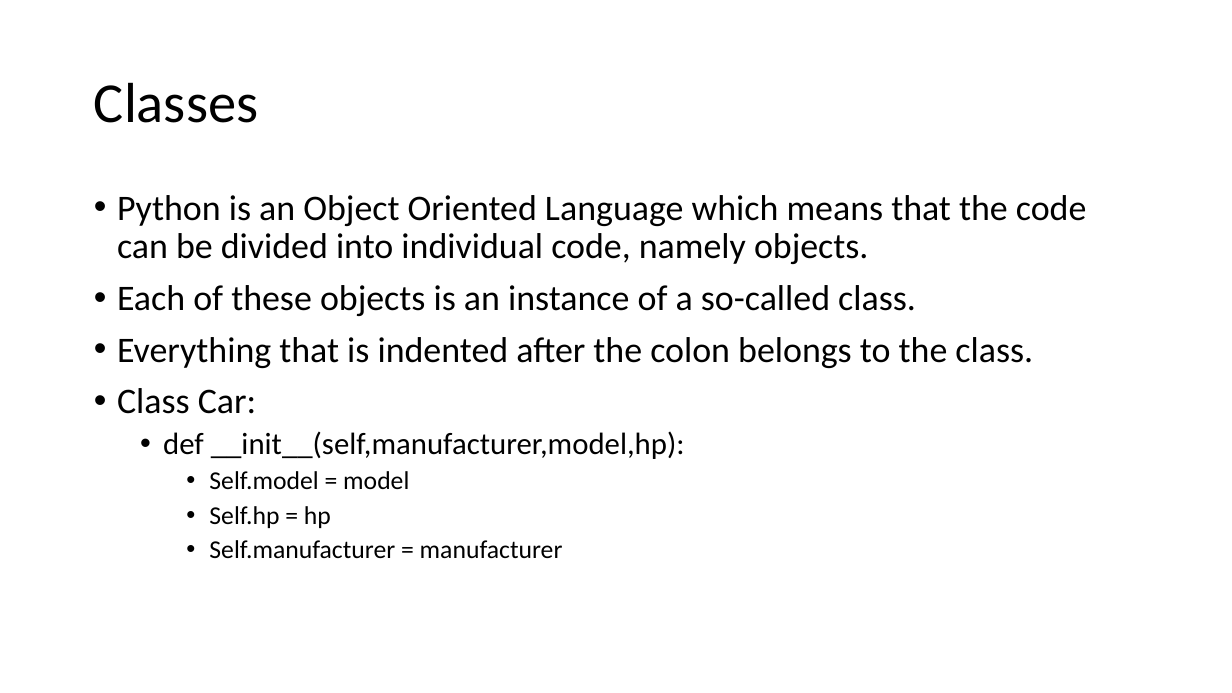
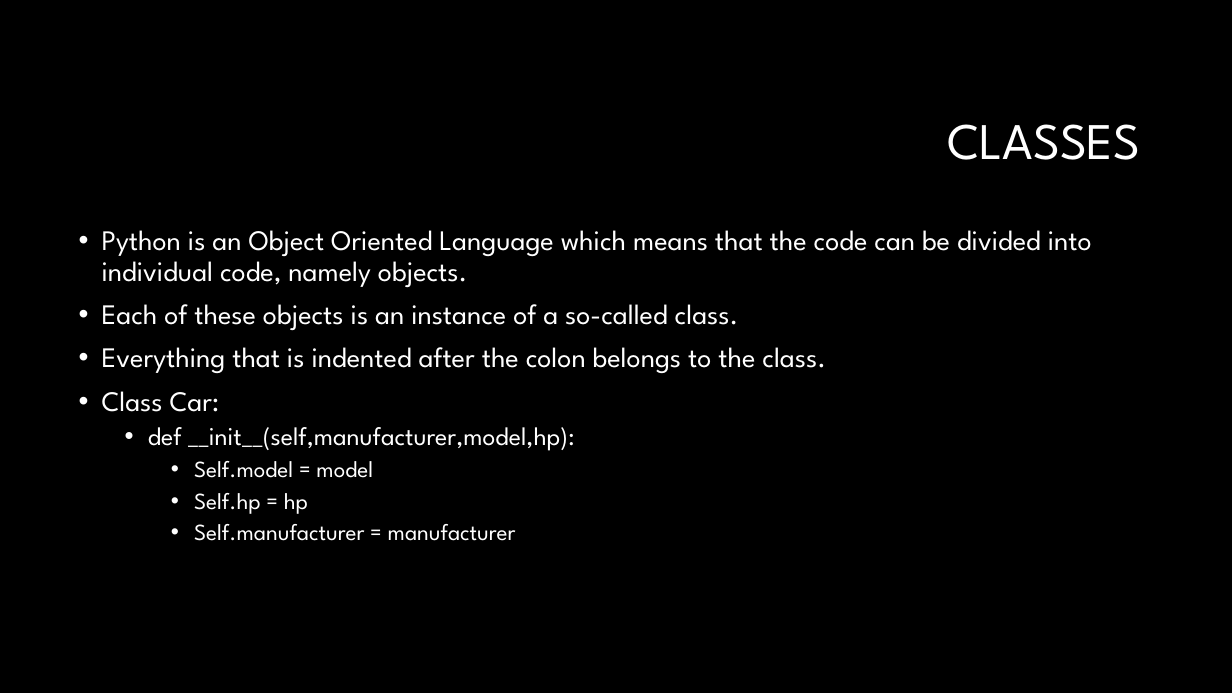
Before and after one commit to LuyangYin1/Python-for-everyone, a slide deck: slide 2 of Class-3/Classes and Objects.pptx. Drawn at 1232x693 pixels with LibreOffice and Linux fonts; fonts in the diff are those of the drawing; background and template pictures are left out. Boxes give left, top, right and bottom in pixels: in the first picture for what was removed or moved away, otherwise in the second. Text is boxed around its words. In the diff, an @@ line names an element or a change of style, - is before the commit and + after.

```diff
--- a/Class-3/Classes and Objects.pptx
+++ b/Class-3/Classes and Objects.pptx
@@ background #FFFFFF to #000000 @@
@@ title at (947, 124, 1141, 160): text changed; size 44 to 40 pt; font Calibri to League Spartan; text colour #000000 to #FFFFFF @@
-Classes
+CLASSES
@@ text "Python is an Object Oriented ...": place and size @@
-text "Python is an Object Oriented ..." at (117, 195, 1086, 559)
+text "Python is an Object Oriented ..." at (102, 230, 1092, 541)
@@ text "Python is an Object Oriented ..." at (102, 230, 1092, 541): size 28 to 22 pt in "Python is an Object Oriented Language which ...", "Each of these objects is an instance ...", "Everything that is indented after the colon ...", "Class Car:"; font Calibri to League Spartan, text colour #000000 to #FFFFFF; size 24 to 20 pt in "def __init__(self,manufacturer,model,hp):"; size 20 to 18 pt in "Self.model = model", "Self.hp = hp", "Self.manufacturer = manufacturer" @@
```
Also in this commit, not shown: 7 other slides changed, 1 other file.
